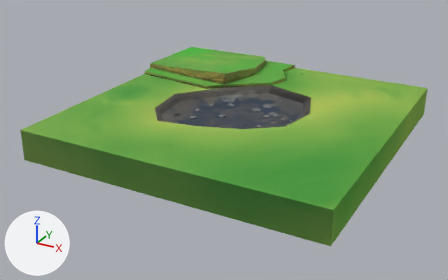
An edit to the OBJ model VRmiibo/Assets/Hub_assets/Environment_ground.obj, drawn before and after from the same camera.
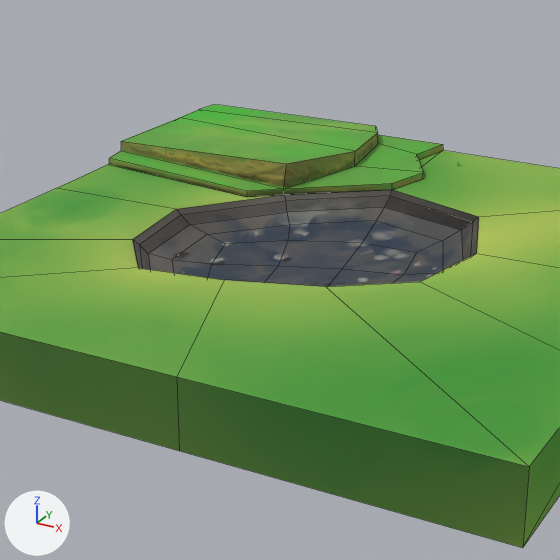
Old and new are each drawn whole from a 50 mm lens placed at (0.885, -1.732, 0.783), pointed at (-0.032, -0.064, -0.051) and again close up on the part from 21% to 78% of the width and 0% to 90% of the height. The axes (+X, +Y, +Z) are drawn at lower left. The lights are the same throughout. The close-ups show mesh edges as thin lines. Where no turn or scale is listed for an object, it has been applied to the vertices. Vertices at the same position are counted once.

The first close-up shows 'Environment_ground'.
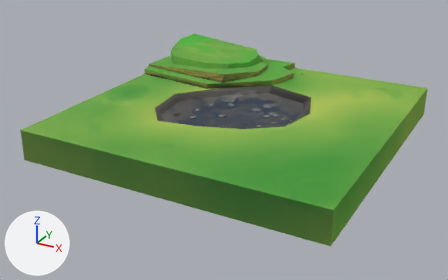
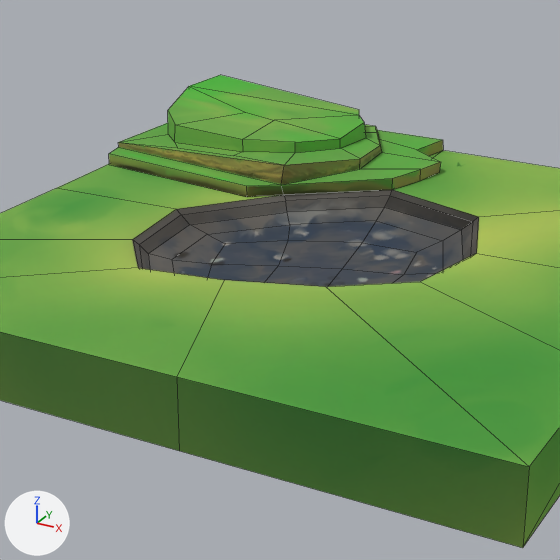
The change, as a list of edits to the scene's bpy script:
```text
Change me_environment_ground:
    used by ob_environment_ground; location = (0.0, 0.0, 0.0)
    remove me_environment_ground.from_pydata(...)  # 101 vertices, 95 faces; spans x -0.502..0.5, y -0.5..0.5, z -0.05..0.103
    add me_environment_ground.from_pydata(...)  # 129 vertices, 120 faces; spans x -0.502..0.5, y -0.5..0.5, z -0.05..0.139
    me_environment_ground part 1
    6 vertices are removed from x -0.502..-0.104, y 0.182..0.5, z 0.061..0.087
    19 faces are deleted
    3 vertices in x -0.124..-0.007, y 0.256..0.448, z 0.061 move by (0.0, 0.0, 0.009)
    3 vertices in x -0.494..-0.021, y 0.106..0.5, z 0.061..0.063 move by (0.0, 0.0, 0.008)
    6 vertices move from x -0.5..0.014, y 0.146..0.334, z 0.05..0.103 to x -0.5..0.026, y 0.138..0.379, z 0.05..0.103
    34 vertices are added at x -0.502..0.025, y 0.165..0.5, z 0.05..0.139
    44 new faces join them, mat_lambert4sg (picture img_hub_hill_uv_png)
```

Location of each change, [x1, y1, x2, y2] in pixels of the close-ups (560 x 560 px):
'Environment_ground', reshaped
    before: [0, 104, 560, 548]
    after: [0, 75, 560, 548]
part 1 of me_environment_ground, built on
    before: [109, 104, 443, 197]
    after: [109, 75, 443, 197]
